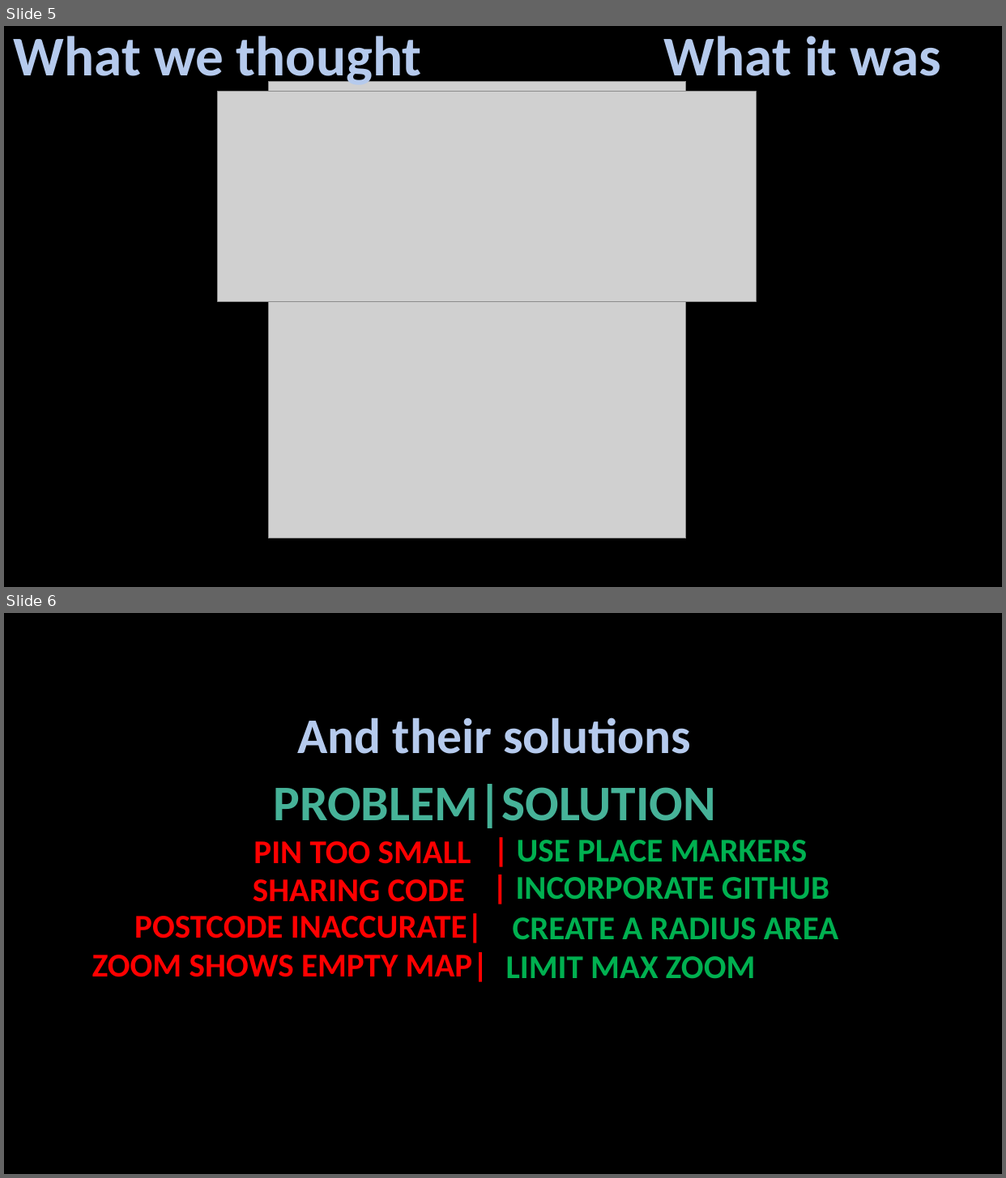
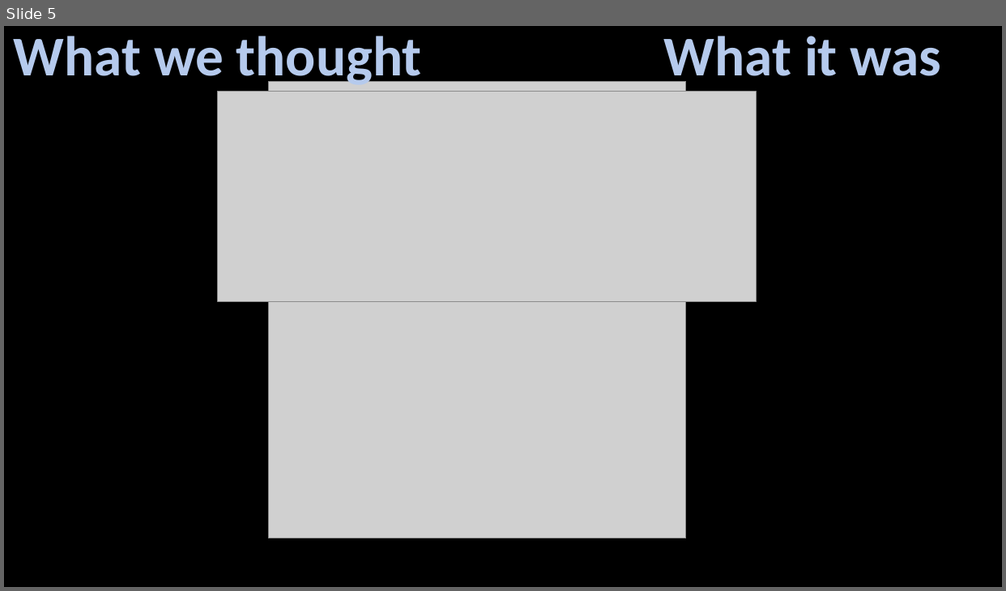
Before and after one commit to playyip/crimelevelsuk, a slide deck: htdox/presentation.pptx. Shown one above the other, each under a label of ours: slides 5 and 6 before the commit, slide 5 after it. The pictures are 1006x1178 and 1006x591 pixels, drawn with LibreOffice and Linux fonts; fonts in the diff are those of the drawing; grey boxes stand for pictures; background and template pictures are left out. Boxes give left, top, right and bottom in pixels: in the first picture for what was removed or moved away, otherwise in the second. Text is boxed around its words. In the diff, an @@ line names an element or a change of style, - is before the commit and + after.

```diff
--- a/htdox/presentation.pptx
+++ b/htdox/presentation.pptx
@@ slide 6 removed at (4,613,1002,1174), background picture (left out) @@
@@ text removed at (285,717,704,730) @@
-PROBLEMS
@@ text removed at (298,717,691,754) @@
-And their solutions
@@ text removed at (273,784,715,828) @@
-PROBLEM|SOLUTION
@@ text removed at (253,841,471,864) @@
-PIN TOO SMALL
@@ text removed at (517,840,807,862) @@
-| USE PLACE MARKERS
@@ text removed at (253,879,465,902) @@
-SHARING CODE
@@ text removed at (516,877,829,900) @@
-| INCORPORATE GITHUB
@@ text removed at (134,914,483,943) @@
-POSTCODE INACCURATE|
@@ text removed at (513,918,838,940) @@
-CREATE A RADIUS AREA
@@ text removed at (92,952,488,982) @@
-ZOOM SHOWS EMPTY MAP|
@@ text removed at (506,956,756,979) @@
-LIMIT MAX ZOOM
```
Also in this commit, not shown: 2 slides changed, 1 other slide removed, 2 other files.
